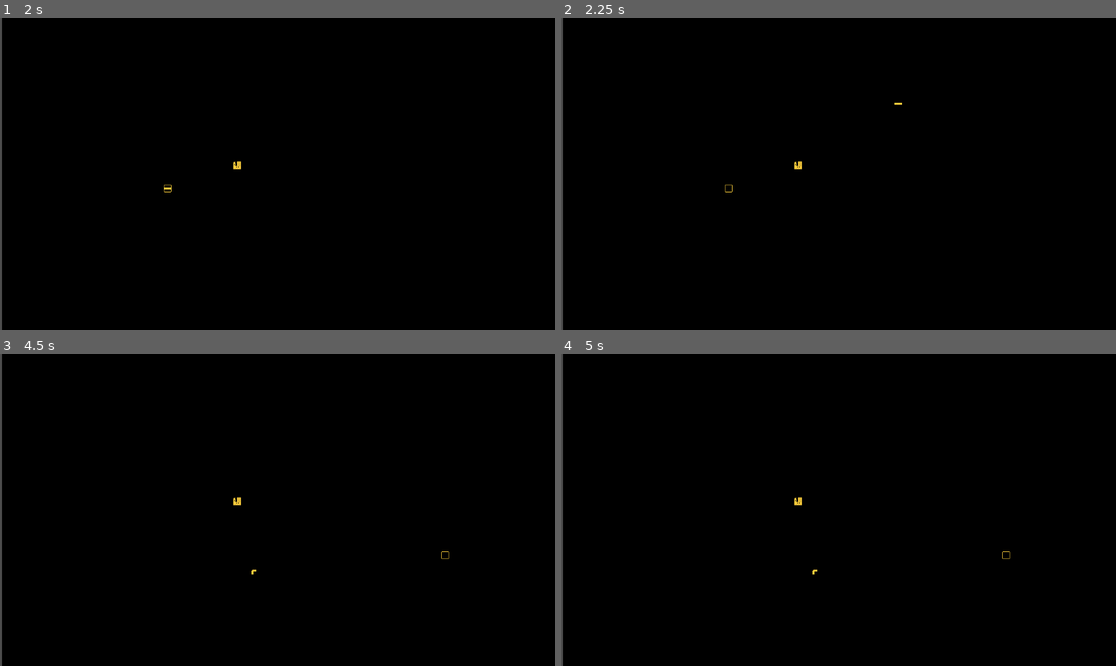
Above: before the commit, frames 1-4 (two rows, left to right).
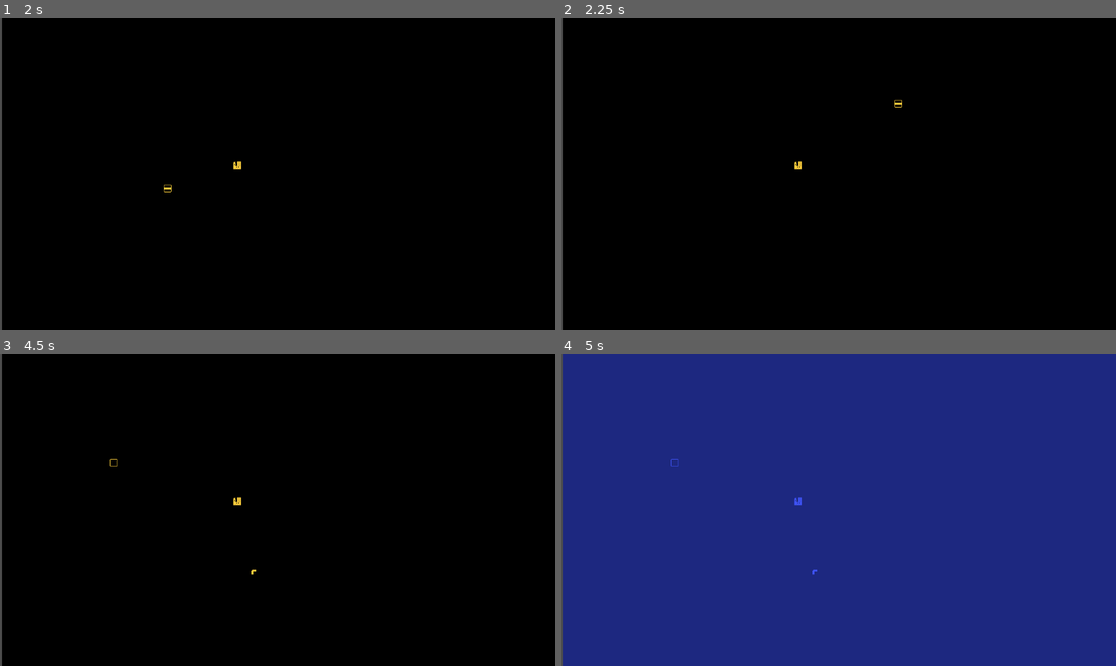
Above: after the commit, the same moments.

Repository: MightyPossum/feed-the-town
Game: Godot game, scene res://Assets/Scenes/map.tscn
The game is run twice, just before and just after one commit, with the same random seed, the same clock (stepped at 60 frames per second) and the same inputs. The project has no main scene, so this scene is started directly.
Inputs (mouse positions are in pixels of both pictures, inside the frame that each line leads up to):
- Up to frame 1 (2 s): tap Enter at 0.5 s; move the mouse to (399, 158) at 0.52 s; hold D (right) 0.53-1.28 s; click (399, 158) at 0.6 s; tap R (rotate_tile) at 0.8, 1.35 s; tap Space at 1.25 s; move the mouse to (166, 189) at 1.27 s; hold S (down) from 1.28 s (still down); tap 1 (select_1) at 1.55 s
- Up to frame 2 (2.25 s): tap Enter at 2 s; move the mouse to (894, 105) at 2.02 s; release S (down) at 2.03 s; hold D (right) from 2.03 s (still down); tap 1 (select_1) at 2.1 s
- Up to frame 3 (4.5 s): tap 2 (select_2) at 2.3, 2.85 s; tap Space at 2.75, 4.25 s; move the mouse to (249, 572) at 2.77 s; release D (right) at 2.78 s; hold W (up) 2.78-3.53 s; tap 3 (select_3) at 3.05, 3.6 s; tap Enter at 3.5 s; move the mouse to (444, 556) at 3.52 s; hold A (left) from 3.53 s (still down); tap 4 (select_4) at 3.8, 4.35 s; move the mouse to (111, 463) at 4.27 s
- Up to frame 4 (5 s): keep holding A (left); tap O (change_color, bound only after the commit) at 4.55 s

Frame 1 is identical in both runs. In frame 2, less than 0.1% of the frame differs, in the area x 29-62%, y 26-56%; in frame 3, less than 0.1%; in frame 4, 100%, in the area x 0-100%, y 0-100%.
Error before the commit: Invalid type in function 'set_cell' in base 'TileMap (map.gd)'. Cannot convert argument 2 from Nil to Vector2i. (res://Assets/Scripts/map.gd:109)

Commit message:
Fixed graphical glitches and added color change

Diff:
--- a/Assets/Scripts/map.gd
+++ b/Assets/Scripts/map.gd
@@ -2,6 +2,7 @@
 var previous_tile_coords = null
 var selected_tile = null
 var tile_rotated = 0
+var color = 0
 
 var mouse_position = null
 var local_mouse_position = null
@@ -26,55 +27,49 @@
 	Input.set_mouse_mode(Input.MOUSE_MODE_HIDDEN)
 	if !mouse_control:
 		tile_coords = Vector2i(10,10)
-		set_cell(3, tile_coords, 0, Vector2i(0,1))
+		set_cell(3, tile_coords, color, Vector2i(0,1))
 	pass # Replace with function body.
 
 func _process(delta):
+	clear_map_layer(3)
+	clear_map_layer(2)
 
 	if Input.is_action_just_released("select_1"):
 		select_tile(1)
-		clear_map_layer(2)
-		set_cell(2, tile_coords, 0, selected_tile, tile_rotation())
+		#set_cell(2, tile_coords, 0, selected_tile, tile_rotation())
 	if Input.is_action_just_released("select_2"):
 		select_tile(2)
-		clear_map_layer(2)
-		set_cell(2, tile_coords, 0, selected_tile, tile_rotation())
+		#set_cell(2, tile_coords, 0, selected_tile, tile_rotation())
 	if Input.is_action_just_released("select_3"):
 		select_tile(3)
-		clear_map_layer(2)
-		set_cell(2, tile_coords, 0, selected_tile, tile_rotation())
+		#set_cell(2, tile_coords, 0, selected_tile, tile_rotation())
 	if Input.is_action_just_released("select_4"):
 		select_tile(4)
-		clear_map_layer(2)
-		set_cell(2, tile_coords, 0, selected_tile, tile_rotation())
+		#set_cell(2, tile_coords, 0, selected_tile, tile_rotation())
 	if Input.is_action_just_released("rotate_tile"):
 		rotate_tile()
-		clear_map_layer(2)
-		set_cell(2, tile_coords, 0, selected_tile, tile_rotation())
+		#set_cell(2, tile_coords, 0, selected_tile, tile_rotation())
 	if Input.is_action_just_released("place_tile"):
 		place_tile(selected_tile)
+
+	if Input.is_action_just_released("change_color"):
+		change_color_scheme()
 
 	if !mouse_control:
 		if Input.is_action_just_pressed("up"):
 			tile_coords.y -= 1
-			clear_map_layer(3)
-			clear_map_layer(2)
-			set_cell(3, tile_coords, 0, Vector2i(0,1))
+			#set_cell(3, tile_coords, 0, Vector2i(0,1))
 		if Input.is_action_just_pressed("down"):
 			tile_coords.y += 1
-			clear_map_layer(3)
-			clear_map_layer(2)
-			set_cell(3, tile_coords, 0, Vector2i(0,1))
+			#set_cell(3, tile_coords, 0, Vector2i(0,1))
 		if Input.is_action_just_pressed("left"):
 			tile_coords.x -= 1
-			clear_map_layer(3)
-			clear_map_layer(2)
-			set_cell(3, tile_coords, 0, Vector2i(0,1))
+			#set_cell(3, tile_coords, 0, Vector2i(0,1))
 		if Input.is_action_just_pressed("right"):
 			tile_coords.x += 1
-			clear_map_layer(3)
-			clear_map_layer(2)
-			set_cell(3, tile_coords, 0, Vector2i(0,1))
+
+	if tile_coords != null:
+		draw_tile()
 
 
 func _input(event):
@@ -92,22 +87,10 @@
 			var center_treshold = 1 * 16
 
 			if distance_to_center <= center_treshold:
-				if previous_tile_coords and previous_tile_coords != tile_coords:
-					set_cell(3,previous_tile_coords, -1)
-					set_cell(2,previous_tile_coords, -1)
-				set_cell(3, tile_coords, 0, Vector2i(0,1))
-				set_cell(2, tile_coords, 0, selected_tile, tile_rotation())
-
 				previous_tile_coords = tile_coords
 
 		elif previous_tile_coords:
-				set_cell(3,previous_tile_coords, -1)
-				set_cell(2,previous_tile_coords, -1)
 				previous_tile_coords = null
-
-	else:
-		set_cell(2, tile_coords, 0, selected_tile, tile_rotation())
-
 
 func select_tile(tile : int):
 	match tile:
@@ -122,14 +105,13 @@
 
 func place_tile(tile : Vector2i):
 	if tile_rotated:
-			set_cell(1, tile_coords, 0, selected_tile, tile_rotation())
+			set_cell(1, tile_coords, color, selected_tile, tile_rotation())
 	else:
-		set_cell(1, tile_coords, 0, selected_tile)
+		set_cell(1, tile_coords, color, selected_tile)
 	pass
 
 func rotate_tile():
 	tile_rotated = (tile_rotated + 1) % 4
-	set_cell(2, tile_coords, 0, selected_tile, tile_rotation())
 
 func tile_rotation():
 
@@ -147,4 +129,20 @@
 	for x in range(used_rect.position.x, used_rect.position.x + used_rect.size.x):
 		for y in range(used_rect.position.y, used_rect.position.y + used_rect.size.y):
 			set_cell(layer, Vector2i(x, y), -1)
+
+func draw_tile():
+	set_cell(2, tile_coords, color, selected_tile, tile_rotation())
+	set_cell(3, tile_coords, color, Vector2i(0,1))
+
+func change_color_scheme():
+	color = (color + 1) % 8
+
+	var used_rect = get_used_rect()
+
+	for layer in [0, 1]:
+		for x in range(used_rect.position.x, used_rect.position.x + used_rect.size.x):
+			for y in range(used_rect.position.y, used_rect.position.y + used_rect.size.y):
+				var tile = get_cell_tile_data(layer, Vector2i(x, y))
+				if tile != null: # Check if there is a tile placed at this position
+					set_cell(layer, Vector2i(x, y), color, get_cell_atlas_coords(layer, Vector2i(x,y)), get_cell_alternative_tile(layer, Vector2i(x,y)))
 	pass
--- a/project.godot
+++ b/project.godot
@@ -71,6 +71,11 @@
 "events": [Object(InputEventKey,"resource_local_to_scene":false,"resource_name":"","device":-1,"window_id":0,"alt_pressed":false,"shift_pressed":false,"ctrl_pressed":false,"meta_pressed":false,"pressed":false,"keycode":0,"physical_keycode":68,"key_label":0,"unicode":100,"echo":false,"script":null)
 ]
 }
+change_color={
+"deadzone": 0.5,
+"events": [Object(InputEventKey,"resource_local_to_scene":false,"resource_name":"","device":-1,"window_id":0,"alt_pressed":false,"shift_pressed":false,"ctrl_pressed":false,"meta_pressed":false,"pressed":false,"keycode":0,"physical_keycode":79,"key_label":0,"unicode":111,"echo":false,"script":null)
+]
+}
 
 [rendering]
 
Binary file changed: Assets/Art/Sprite_01.png
Binary file changed: Assets/Art/Sprite_02.png
Binary file changed: Assets/Art/Sprite_03.png
Binary file changed: Assets/Art/Sprite_04.png
Binary file changed: Assets/Art/Sprite_05.png
Binary file changed: Assets/Art/Sprite_06.png
Binary file changed: Assets/Art/Sprite_07.png
Binary file changed: Assets/Art/Sprite_08.png
